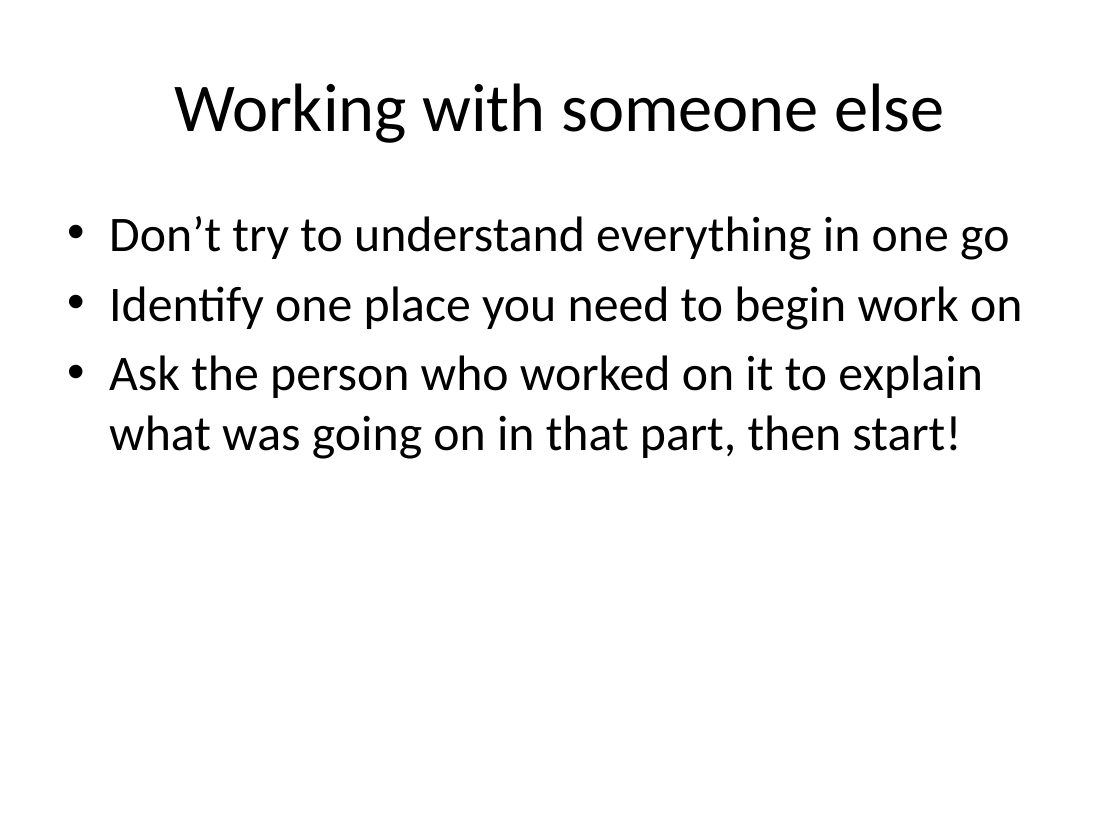
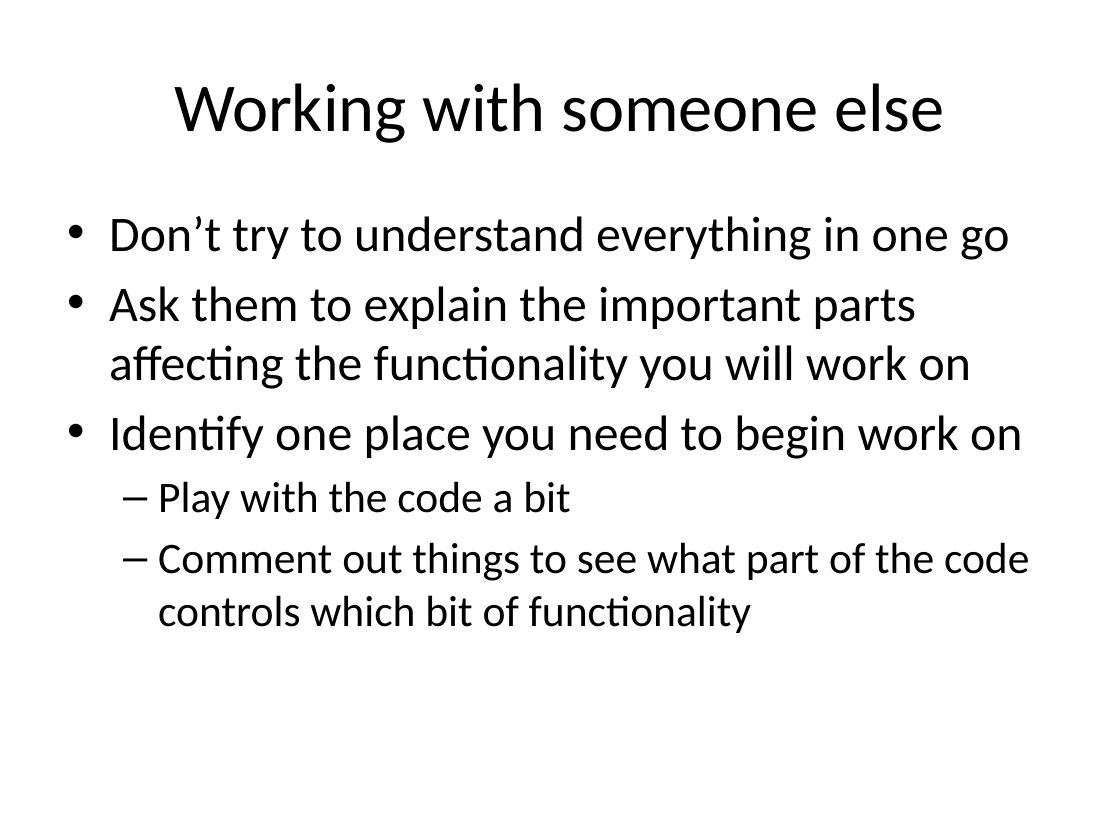
Before and after one commit to lkloh/USArray, a slide deck: slide 20 of BasicsOfCoding/BasicsOfCoding.pptx. Drawn at 1120x840 pixels with LibreOffice and Linux fonts; fonts in the diff are those of the drawing. Boxes give left, top, right and bottom in pixels: in the first picture for what was removed or moved away, otherwise in the second. Text is boxed around its words. In the diff, an @@ line names an element or a change of style, - is before the commit and + after.

```diff
--- a/BasicsOfCoding/BasicsOfCoding.pptx
+++ b/BasicsOfCoding/BasicsOfCoding.pptx
@@ text at bbox=[109, 286, 971, 389]: paragraph added @@
+• Ask them to explain the important parts affecting the functionality you will work on
@@ text at bbox=[158, 481, 1029, 633]: text changed; size 32 to 28 pt @@
-• Ask the person who worked on it to explain what was going on in that part, then start!
+  – Play with the code a bit
+  – Comment out things to see what part of the code controls which bit of functionality
```
Also in this commit, not shown: 7 other slides changed, 2 slides added, 3 slides removed, 1 other file.
